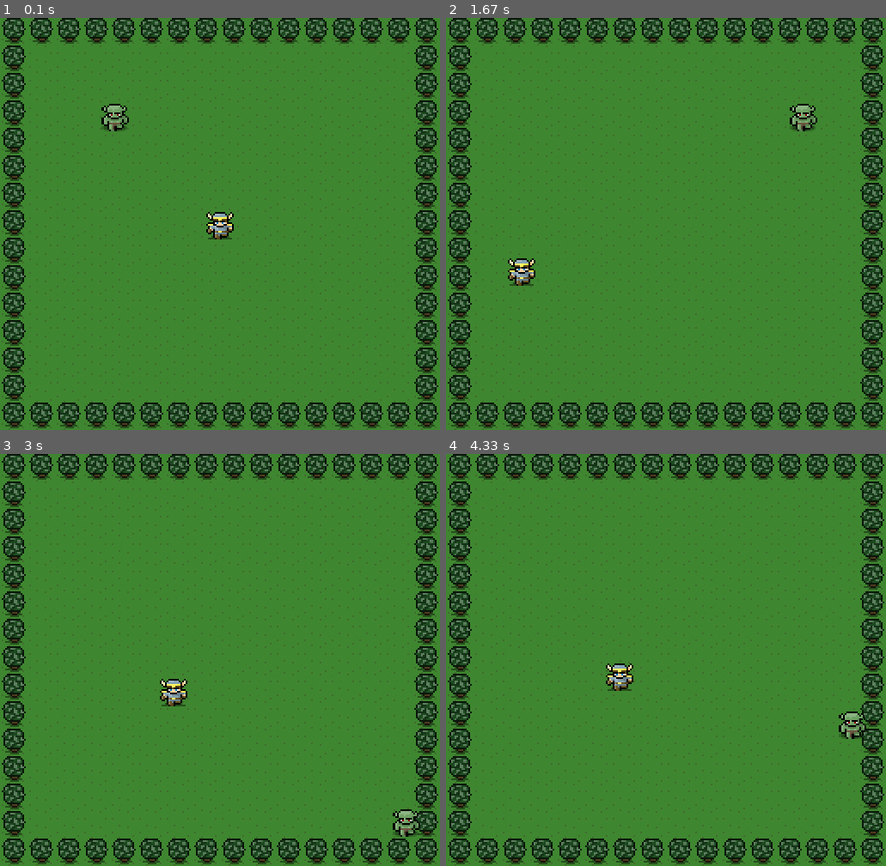
Above: before the commit, frames 1-4 (two rows, left to right).
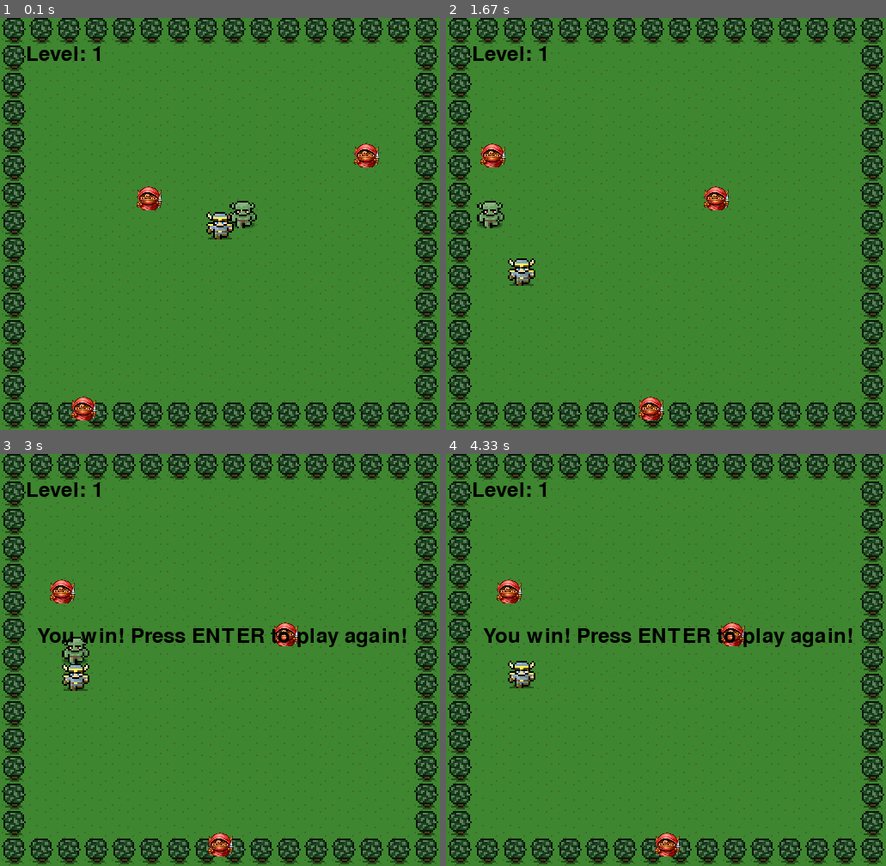
Above: after the commit, the same moments.

Repository: 9juanjuan/Bomber-Wizard-Pygame
Game: pygame game, started from catch-the-monster.py
The game is run twice, just before and just after one commit, with the same random seed, the same clock (stepped at 60 frames per second) and the same inputs.
Inputs:
- Up to frame 1 (0.1 s): no input
- Up to frame 2 (1.67 s): hold Left 0.33-0.87 s; hold Down 0.9-1.2 s; hold Left 1.23-1.63 s
- Up to frame 3 (3 s): hold Up 1.67-2.03 s; hold Right 2.07-2.7 s; hold Down from 2.73 s (still down)
- Up to frame 4 (4.33 s): release Down at 3.1 s; hold Left 3.13-3.6 s; hold Right 3.63-4.1 s; hold Up from 4.13 s (still down)

The runs differ from the first frame. In frame 1, 1.7% of the frame differs, in the area x 6-87%, y 6-98%; in frame 2, 1.7%; in frame 3, 3.7%, in the area x 6-96%, y 6-98%; in frame 4, 3.4%.

Commit message:
adds additional levels, additional enemies, and music to the game

Diff:
--- a/catch-the-monster.py
+++ b/catch-the-monster.py
@@ -1,16 +1,24 @@
 import pygame
 import random
 import time
-#comments
+
+
+#Initializers
+
 SCREEN_TITLE = 'Catch the Monster'
 SCREEN_WIDTH = 512
 SCREEN_HEIGHT = 480
 SCREEN_COLOR = (97, 159, 182)
+TEXT_COLOR = (0,0,0)
 clock = pygame.time.Clock()
 pygame.mixer.init()
-sound = pygame.mixer.Sound('win.wav')
+win = pygame.mixer.Sound('win.wav')
+lose = pygame.mixer.Sound('lose.wav')
+music = pygame.mixer.Sound('music.wav')
+
 pygame.font.init()
 font = pygame.font.SysFont('comicsans', 35)
+
 
 
 
@@ -35,25 +43,39 @@
     clock = pygame.time.Clock()
 
 
-    def run_game_loop(self):
+    def run_game_loop(self, level_count):
+        did_win = False
         stop_game = False
         x_dir = 0
         y_dir = 0
         monster_x_dir = 3
         monster_y_dir = 3
         monster_moving = 1
+        goblin_x_dir = 1.5
+        goblin_y_dir = 1.5
+        goblin_moving = 1
         change_dir_countdown = 120
+        music.play(-1)
+        immunity_countdown = 60
+
+
+
+
         # Initiates player character in game loop
         player_character = PlayerCharacter('hero.png', 240, 226, 32, 32)
-        # Initiates monster in game loop
-        monster_0 = Monster('monster.png', 100, 100, 32, 32)
+        # Initiates monsters in game loop
+        monster_0 = Monster('monster.png', random.randint(50, 440), random.randint(50,440), 32, 32)
+        goblin_0 = Goblin('goblin.png', random.randint(50, 440), random.randint(50,440), 32, 32)
+        goblin_1 = Goblin('goblin.png', random.randint(50, 440), random.randint(50,440), 32, 32)
+        goblin_2 = Goblin('goblin.png', random.randint(50, 440), random.randint(50,440), 32, 32)
+        goblin_3 = Goblin('goblin.png', random.randint(50, 440), random.randint(50,440), 32, 32)
+        goblin_4 = Goblin('goblin.png', random.randint(50, 440), random.randint(50,440), 32, 32)
+
+
 
         # Main game loop
         while not stop_game:
-            if player_character.x_pos > 480:
-                x_dir = 0
-            elif player_character.y_pos < 30:
-                y_dir = 0
+            immunity_countdown = immunity_countdown - 1
             change_dir_countdown = change_dir_countdown - 1
             for event in pygame.event.get():
 
@@ -70,6 +92,9 @@
                         x_dir = -3
                     elif event.key == pygame.K_RIGHT:
                         x_dir = 3
+                    elif event.key == pygame.K_UP and event.key == pygame.K_RIGHT:
+                        y_dir = 3
+                        x_dir = 3
 
                 # event handler for key release. Makes Y dir and X dir = 0
                 elif event.type == pygame.KEYUP:
@@ -84,40 +109,96 @@
             # count down that gives random integer, move function takes in random integer
             if change_dir_countdown == 0:
                 change_dir_countdown = 120
-                monster_moving = random.randint(1,4)
+                monster_moving = random.randint(1,8)
+                goblin_moving = random.randint(1,8)
 
 
             # Fills screen with SCREEN_COLOR and draws background image over it
             self.game_screen.fill(SCREEN_COLOR)
             self.game_screen.blit(self.image, (0,0))
+            # Keeps track of levels on top left corner on screen
+            level= font.render('Level: %d' % level_count, True, TEXT_COLOR )
+            self.game_screen.blit(level, (30, 30))
 
             # updates player position, still have to write function in Character class for movement
             player_character.move(x_dir, y_dir) #, max_height, max_width)
             # Draws player at position
-            player_character.draw(self.game_screen)
+            if player_character.dead == False:
+                player_character.draw(self.game_screen)
             # moves monster, changing direction based on number generator
             monster_0.move(monster_x_dir, monster_y_dir, monster_moving)
             #draws monster at given position
             if monster_0.dead == False:
                 monster_0.draw(self.game_screen)
 
+            goblin_0.move(goblin_x_dir, goblin_y_dir, goblin_moving)
+            goblin_0.draw(self.game_screen)
+            goblin_1.move(goblin_x_dir, goblin_y_dir, goblin_moving)
+            goblin_1.draw(self.game_screen)
+            goblin_2.move(goblin_x_dir, goblin_y_dir, goblin_moving)
+            goblin_2.draw(self.game_screen)
+
 
             # move and draw more enemies when reach higher levels
 
-            # sets monster to dead if collision occurs
-            if player_character.detect_collision(monster_0):
+            if level_count == 2 :
+                goblin_3.move(goblin_x_dir, goblin_y_dir, goblin_moving)
+                goblin_3.draw(self.game_screen)
+            if level_count == 3 :
+                goblin_3.move(goblin_x_dir, goblin_y_dir, goblin_moving)
+                goblin_3.draw(self.game_screen)
+                goblin_4.move(goblin_x_dir, goblin_y_dir, goblin_moving)
+                goblin_4.draw(self.game_screen)
+
+
+            # Player collides with monster
+            if  immunity_countdown < 0 and player_character.detect_collision(monster_0) :
+                # stop_game = True
                 monster_0.dead = True
-                sound.play()
-                text = font.render('You win! Press ENTER to play again!', True, SCREEN_COLOR)
-                self.game_screen.blit(text, (0, 200))
-                pygame.display.update()
+                music.stop()
+                while monster_0.dead == True :
+                    win.play()
+                    break
+                # win.play()
+                text = font.render('You win! Press ENTER to play again!', True, TEXT_COLOR )
+                self.game_screen.blit(text, (43, 200))
+                # pygame.display.update()
                 clock.tick(1)
-                if event.type == pygame.KEYDOWN:
-                    if event.key == pygame.K_RETURN:
-                        print('restart game')
+                for event in pygame.event.get():
+                    if event.type == pygame.KEYDOWN:
+                        if event.key == pygame.K_RETURN:
+                            print('restart game')
+                            new_game.run_game_loop(level_count+1)
+                    break
+           # Goblin collides with player
+            elif goblin_0.detect_collision(player_character) and immunity_countdown < 0 or goblin_1.detect_collision(player_character) and immunity_countdown < 0 or goblin_2.detect_collision(player_character) and immunity_countdown < 0 or goblin_3.detect_collision(player_character) and immunity_countdown < 0 or goblin_4.detect_collision(player_character) and immunity_countdown < 0:
+                # stop_game = True
+                # did_win = False
+                player_character.dead = True
+                music.stop()
+                while player_character.dead ==True:
+                    lose.play()
+                    text = font.render('You lose! Press ENTER to play again!', True, TEXT_COLOR)
+                    self.game_screen.blit(text, (43, 200))
+                # pygame.display.update()
+                    clock.tick(1)
+                    for event in pygame.event.get():
+                        if event.type == pygame.KEYDOWN:
+                            if event.key == pygame.K_RETURN:
+                               print('restart game')
+                               new_game.run_game_loop(1)
+                    break
+                # lose.play()
+
+                # break
 
             pygame.display.update()
             clock.tick(60)
+
+        if did_win:
+            self.run_game_loop(level_count + 1)
+        else:
+            return
 
 
 
@@ -141,7 +222,7 @@
 class PlayerCharacter (GameObject):
     # x_dir = 2
     # y_dir = 2
-
+    dead = False
     def __init__(self, image_path, x, y, width, height):
         super().__init__(image_path, x, y, width, height)
 
@@ -150,7 +231,7 @@
             self.y_pos -= abs(y_dir)
         elif y_dir == -3:
             self.y_pos += abs(y_dir)
-        elif x_dir == 3:
+        if x_dir == 3:
             self.x_pos += abs(x_dir)
         elif x_dir == -3:
             self.x_pos -= abs(x_dir)
@@ -197,6 +278,18 @@
             self.monster_y_pos += y_dir
         elif move_count == 4:
             self.monster_y_pos -= y_dir
+        elif move_count == 5:
+            self.monster_x_pos += x_dir
+            self.monster_y_pos += y_dir
+        elif move_count == 6:
+            self.monster_x_pos += x_dir
+            self.monster_y_pos -= y_dir
+        elif move_count == 7:
+            self.monster_x_pos -= x_dir
+            self.monster_y_pos += y_dir
+        elif move_count == 8:
+            self.monster_x_pos -= x_dir
+            self.monster_y_pos -= y_dir
 
         # resets position if monster goes off screen
         if self.monster_x_pos > SCREEN_WIDTH:
@@ -210,12 +303,65 @@
     def draw(self, background):
         background.blit(self.image, (self.monster_x_pos, self.monster_y_pos))
 
+class Goblin(Monster):
+    def __init__ (self, image_path, x, y, width, height):
+        super().__init__(image_path, x, y, width, height)
+
+        self.monster_x_pos = x
+        self.monster_y_pos = y
+
+    def move (self, x_dir, y_dir, move_count):
+        if move_count == 1:
+            self.monster_x_pos += x_dir
+        elif move_count == 2:
+            self.monster_x_pos -= x_dir
+        elif move_count == 3:
+            self.monster_y_pos += y_dir
+        elif move_count == 4:
+            self.monster_y_pos -= y_dir
+        elif move_count == 5:
+            self.monster_x_pos += x_dir
+            self.monster_y_pos += y_dir
+        elif move_count == 6:
+            self.monster_x_pos += x_dir
+            self.monster_y_pos -= y_dir
+        elif move_count == 7:
+            self.monster_x_pos -= x_dir
+            self.monster_y_pos += y_dir
+        elif move_count == 8:
+            self.monster_x_pos -= x_dir
+            self.monster_y_pos -= y_dir
+
+        # resets position if monster goes off screen
+        if self.monster_x_pos > SCREEN_WIDTH:
+            self.monster_x_pos = 0
+        elif self.monster_x_pos < -16:
+            self.monster_x_pos = SCREEN_WIDTH
+        elif self.monster_y_pos > SCREEN_HEIGHT:
+            self.monster_y_pos = -16
+        elif self.monster_y_pos< -16:
+            self.monster_y_pos = SCREEN_HEIGHT
+
+    def detect_collision(self, other_body):
+        if self.monster_y_pos > other_body.y_pos + other_body.height:
+            return False
+        elif self.monster_y_pos + self.height < other_body.y_pos:
+            return False
+
+        if self.monster_x_pos > other_body.x_pos + other_body.width:
+            return False
+        elif self.monster_x_pos + self.width < other_body.x_pos:
+            return False
+
+        return True
+    def draw(self, background):
+        background.blit(self.image, (self.monster_x_pos, self.monster_y_pos))
 
 
 pygame.init()
 
 new_game = Game('background.png', SCREEN_TITLE, SCREEN_WIDTH, SCREEN_HEIGHT)
-new_game.run_game_loop()
+new_game.run_game_loop(1)
 
 pygame.quit()
-# quit()
+quit()
Not shown, added: lose.wav
Not shown, added: music.wav
